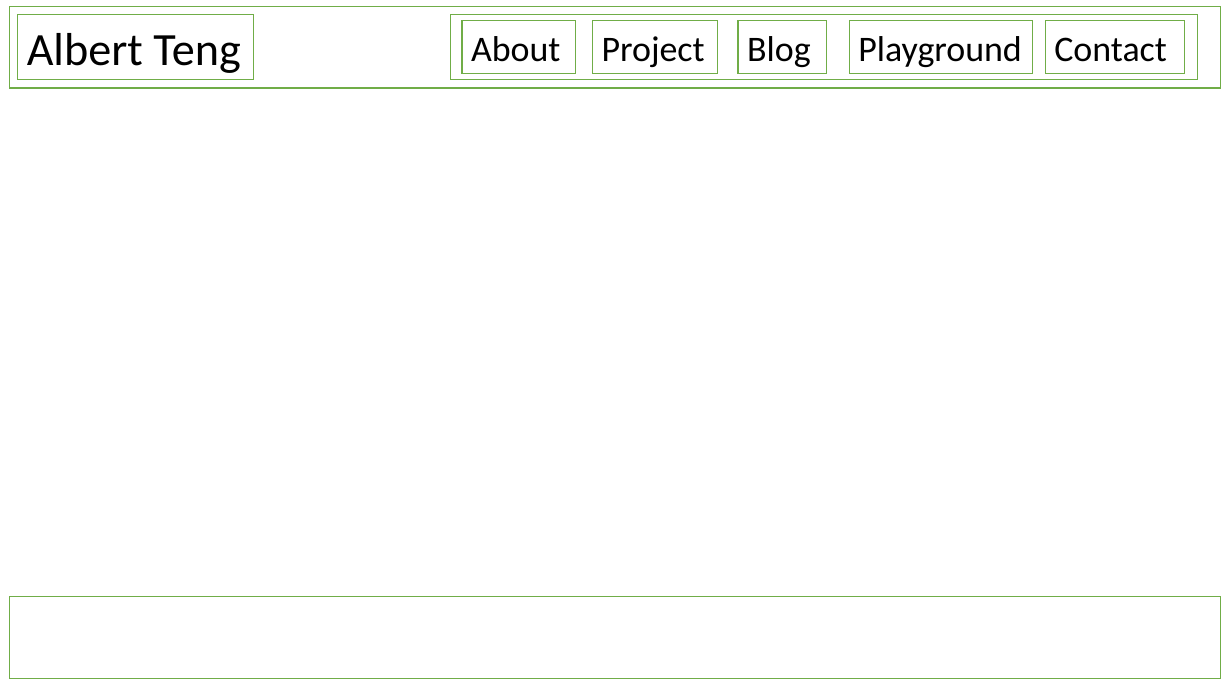
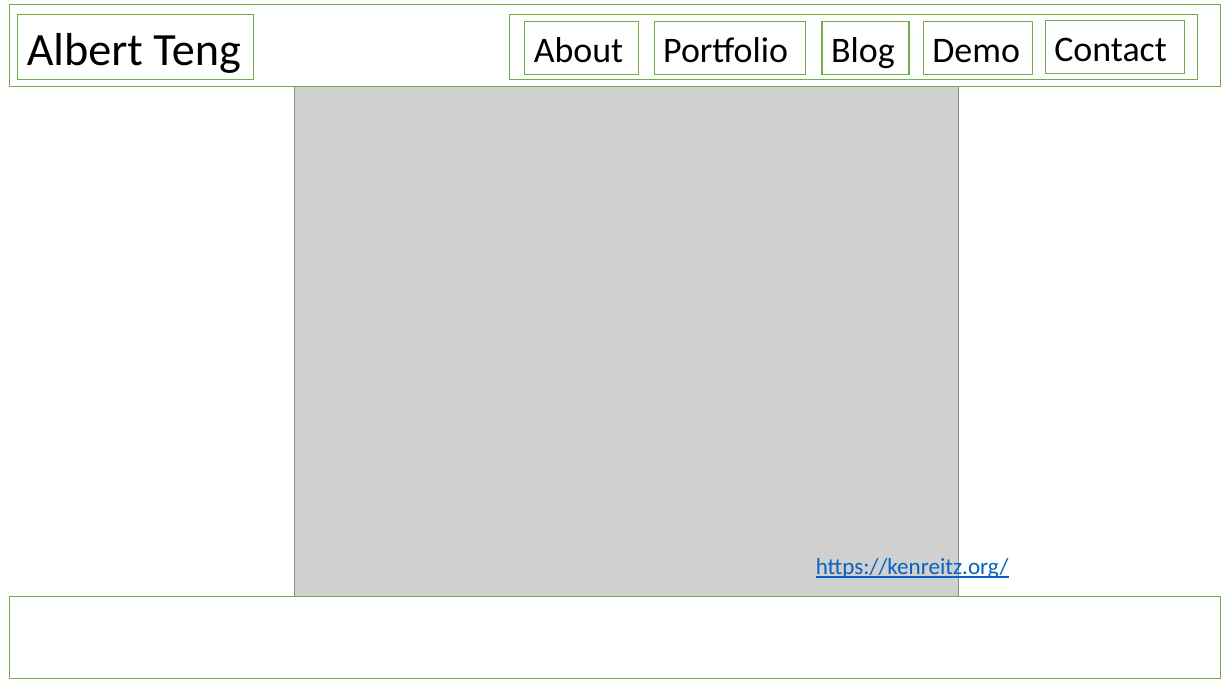
Before and after one commit to adelberteng/personal_website, a slide deck: slide 1 of doc/page design.pptx. Drawn at 1232x693 pixels with LibreOffice and Linux fonts; fonts in the diff are those of the drawing; grey boxes stand for pictures. Boxes give left, top, right and bottom in pixels: in the first picture for what was removed or moved away, otherwise in the second. Text is boxed around its words. In the diff, an @@ line names an element or a change of style, - is before the commit and + after.

```diff
--- a/doc/page design.pptx
+++ b/doc/page design.pptx
@@ rectangle: place and size @@
-rectangle at [450,15,1198,80]
+rectangle at [510,15,1198,80]
@@ rectangle "About": place and size @@
-rectangle "About" at [462,21,576,74]
+rectangle "About" at [525,21,639,74]
@@ rectangle "Portfolio": place and size @@
-rectangle "Portfolio" at [592,20,717,73]
+rectangle "Portfolio" at [654,21,806,74]
@@ rectangle "Blog": place and size @@
-rectangle "Blog" at [738,20,827,73]
+rectangle "Blog" at [823,21,909,74]
@@ rectangle "Demo": place and size @@
-rectangle "Demo" at [849,20,1032,73]
+rectangle "Demo" at [923,21,1032,74]
@@ text in rectangle at [663,37,788,63]: text changed @@
-Project
+Portfolio
@@ text in rectangle at [932,39,1020,63]: text changed @@
-Playground
+Demo
@@ picture added at [294,81,958,604] @@
@@ text added at [816,554,1009,580], 18 pt, text #0563C1, underline @@
+https://kenreitz.org/
```
Also in this commit, not shown: 3 slides added, 7 other files.
